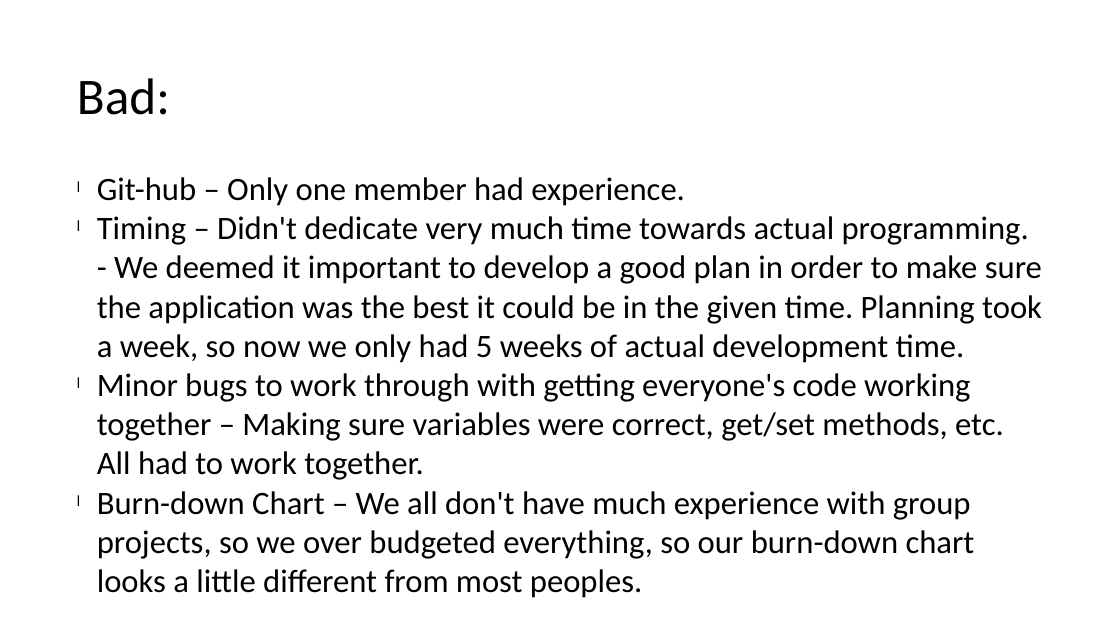
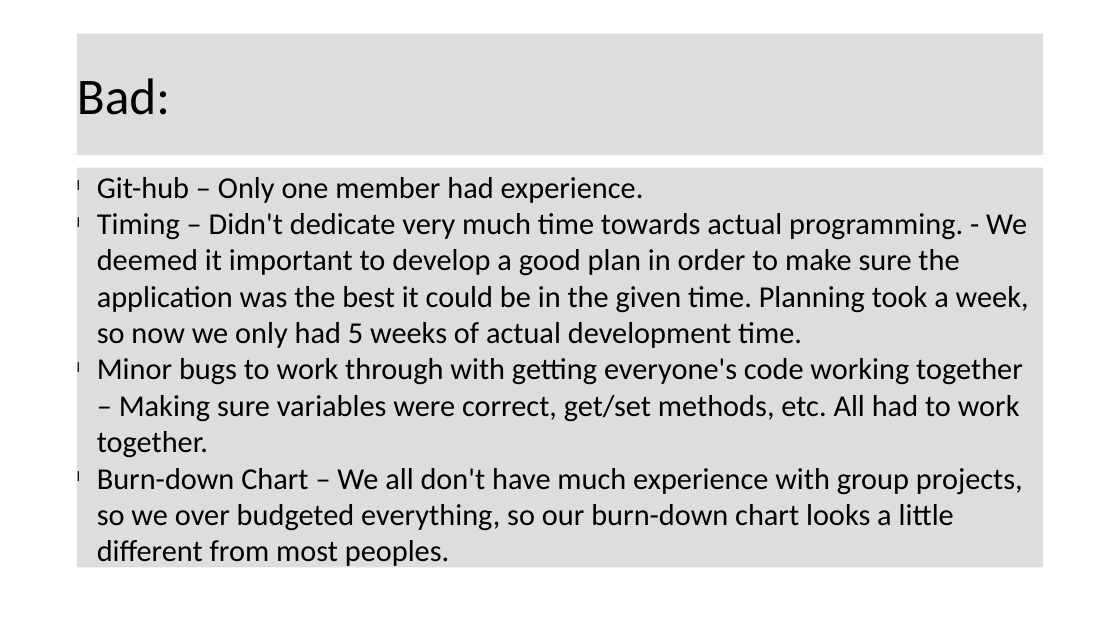
Before and after one commit to mldeanha/Team-4-Project, a slide deck: slide 7 of Project Assets/Team Shi Final Presentation.pptx (slide 6 before the commit). Drawn at 1120x630 pixels with LibreOffice and Linux fonts; fonts in the diff are those of the drawing. Boxes give left, top, right and bottom in pixels: in the first picture for what was removed or moved away, otherwise in the second. Text is boxed around its words. In the diff, an @@ line names an element or a change of style, - is before the commit and + after.

```diff
--- a/Project Assets/Team Shi Final Presentation.pptx
+++ b/Project Assets/Team Shi Final Presentation.pptx
@@ rectangle "Bad:": place and size @@
-rectangle "Bad:" at [77, 78, 170, 115]
+rectangle "Bad:" at [77, 34, 1044, 155]
@@ rectangle "Bad:" at [77, 34, 1044, 155]: fill none to #DDDDDD @@
@@ rectangle "Git-hub – Only one member ...": place and size @@
-rectangle "Git-hub – Only one member ..." at [97, 177, 1042, 559]
+rectangle "Git-hub – Only one member ..." at [77, 168, 1044, 568]
@@ rectangle "Git-hub – Only one member ..." at [77, 168, 1044, 568]: size 28 to 26 pt; fill none to #DDDDDD @@
```
Also in this commit, not shown: 12 other slides changed, 5 slides added, 4 slides removed.
